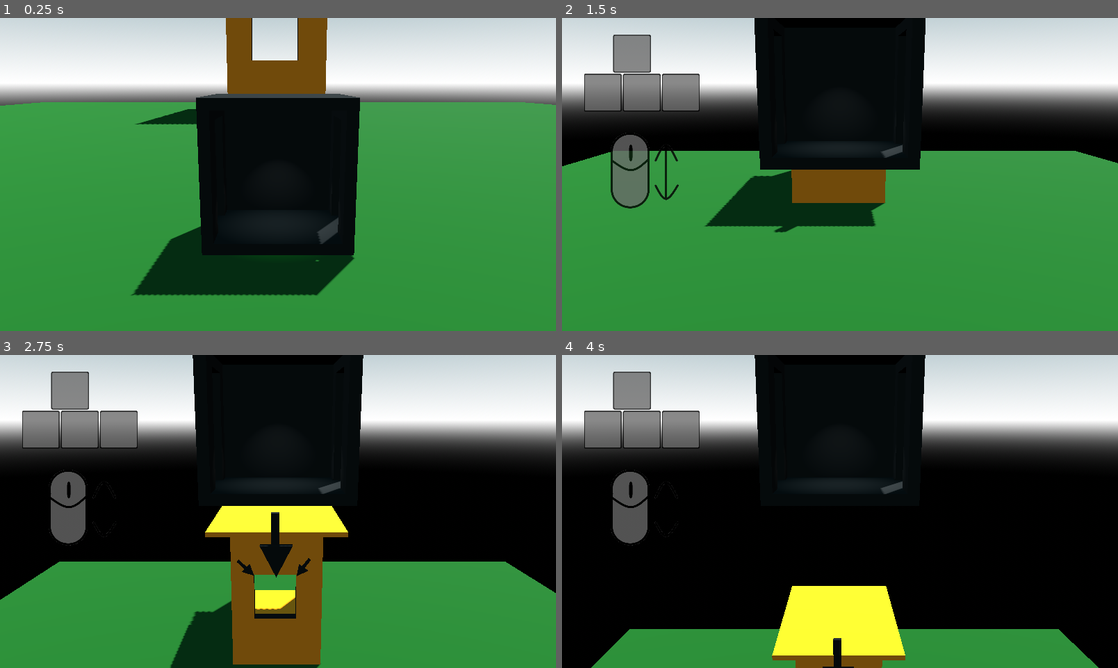
Above: before the commit, frames 1-4 (two rows, left to right).
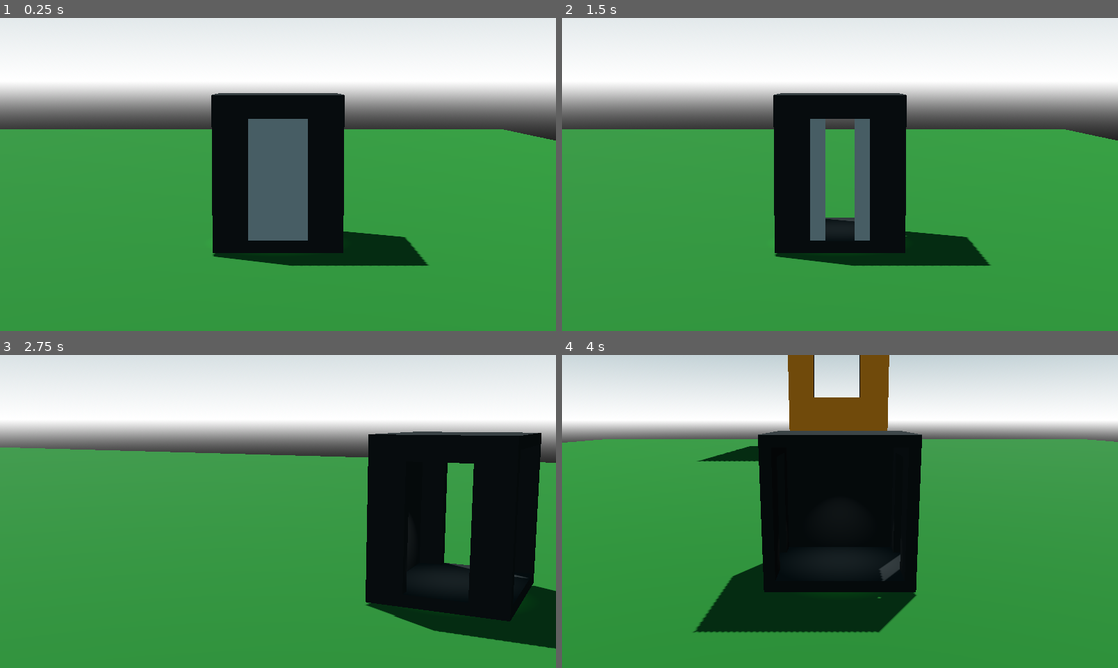
Above: after the commit, the same moments.

Repository: GriffinBaxter/Prof-Oddheart-or-How-I-Learned-to-Stop-Worrying-and-Love-the-Elevator
Game: Godot game, scene res://Scenes/main_menu.tscn
Two runs of this game, one before a commit and one after it. Both use one fixed random seed, a clock stepped at 60 frames per second and the inputs below. Sound files missing from this copy of the repository are replaced by a short silence.
Inputs (mouse positions are in pixels of both pictures, inside the frame that each line leads up to):
- Up to frame 1 (0.25 s): no input
- Up to frame 2 (1.5 s): tap Enter at 0.5 s; move the mouse to (867, 174) at 0.52 s; hold W (up) from 0.53 s (still down); tap Q (drop) at 0.6, 1.35 s; move the mouse to (812, 174) at 1.27 s
- Up to frame 3 (2.75 s): keep holding W (up); move the mouse to (289, 505) at 2.02 s; tap Q (drop) at 2.1 s
- Up to frame 4 (4 s): keep holding W (up); move the mouse to (834, 517) at 2.77 s; tap Q (drop) at 2.85, 3.6 s; move the mouse to (878, 514) at 3.52 s

The runs differ from the first frame. In frame 1, 28% of the frame differs, in the area x 0-100%, y 0-89%; in frame 2, 39%; in frame 3, 57%; in frame 4, 63%, in the area x 0-100%, y 0-100%.

Commit message:
$11i: Create intro animation with doors opening

Diff:
--- /dev/null
+++ b/Materials/gray_metal.tres
@@ -0,0 +1,5 @@
+[gd_resource type="StandardMaterial3D" format=3 uid="uid://cuehyish88qp5"]
+
+[resource]
+albedo_color = Color(0.881937, 0.881937, 0.881937, 1)
+metallic = 1.0
--- a/Scenes/elevator.tscn
+++ b/Scenes/elevator.tscn
@@ -1,7 +1,9 @@
-[gd_scene load_steps=13 format=3 uid="uid://qjq33xvfin8d"]
+[gd_scene load_steps=18 format=3 uid="uid://qjq33xvfin8d"]
 
 [ext_resource type="Script" uid="uid://moqxk8y60xhx" path="res://Scripts/elevator.gd" id="1_25c2b"]
 [ext_resource type="Material" uid="uid://cwo6egjcelvi0" path="res://Materials/black.tres" id="2_kiv01"]
+[ext_resource type="Material" uid="uid://cuehyish88qp5" path="res://Materials/gray_metal.tres" id="3_jd6vs"]
+[ext_resource type="AudioStream" uid="uid://de5vobvbimdhf" path="res://Sounds/Elevator/elevator_ding.mp3" id="4_1gjip"]
 
 [sub_resource type="BoxShape3D" id="BoxShape3D_25c2b"]
 size = Vector3(2.6, 0.2, 2.2)
@@ -51,6 +53,115 @@
 angle_min = 1.07288e-05
 angle_max = 455.2
 
+[sub_resource type="Animation" id="Animation_jd6vs"]
+resource_name = "doors_open"
+length = 2.0
+tracks/0/type = "value"
+tracks/0/imported = false
+tracks/0/enabled = true
+tracks/0/path = NodePath("Doors/Left1:position")
+tracks/0/interp = 1
+tracks/0/loop_wrap = true
+tracks/0/keys = {
+"times": PackedFloat32Array(1, 2),
+"transitions": PackedFloat32Array(1, 1),
+"update": 0,
+"values": [Vector3(-1.2, -0.1, -0.275), Vector3(-1.2, -0.1, -0.8)]
+}
+tracks/1/type = "value"
+tracks/1/imported = false
+tracks/1/enabled = true
+tracks/1/path = NodePath("Doors/Left2:position")
+tracks/1/interp = 1
+tracks/1/loop_wrap = true
+tracks/1/keys = {
+"times": PackedFloat32Array(1, 2),
+"transitions": PackedFloat32Array(1, 1),
+"update": 0,
+"values": [Vector3(-1.2, -0.1, 0.275), Vector3(-1.2, -0.1, 0.8)]
+}
+tracks/2/type = "value"
+tracks/2/imported = false
+tracks/2/enabled = true
+tracks/2/path = NodePath("Doors/Right1:position")
+tracks/2/interp = 1
+tracks/2/loop_wrap = true
+tracks/2/keys = {
+"times": PackedFloat32Array(0, 1),
+"transitions": PackedFloat32Array(1, 1),
+"update": 0,
+"values": [Vector3(1.2, -0.1, -0.275), Vector3(1.2, -0.1, -0.8)]
+}
+tracks/3/type = "value"
+tracks/3/imported = false
+tracks/3/enabled = true
+tracks/3/path = NodePath("Doors/Right2:position")
+tracks/3/interp = 1
+tracks/3/loop_wrap = true
+tracks/3/keys = {
+"times": PackedFloat32Array(0, 1),
+"transitions": PackedFloat32Array(1, 1),
+"update": 0,
+"values": [Vector3(1.2, -0.1, 0.275), Vector3(1.2, -0.1, 0.8)]
+}
+
+[sub_resource type="Animation" id="Animation_1gjip"]
+length = 0.001
+tracks/0/type = "value"
+tracks/0/imported = false
+tracks/0/enabled = true
+tracks/0/path = NodePath("Doors/Left1:position")
+tracks/0/interp = 1
+tracks/0/loop_wrap = true
+tracks/0/keys = {
+"times": PackedFloat32Array(0),
+"transitions": PackedFloat32Array(1),
+"update": 0,
+"values": [Vector3(-1.2, -0.1, -0.8)]
+}
+tracks/1/type = "value"
+tracks/1/imported = false
+tracks/1/enabled = true
+tracks/1/path = NodePath("Doors/Left2:position")
+tracks/1/interp = 1
+tracks/1/loop_wrap = true
+tracks/1/keys = {
+"times": PackedFloat32Array(0),
+"transitions": PackedFloat32Array(1),
+"update": 0,
+"values": [Vector3(-1.2, -0.1, 0.8)]
+}
+tracks/2/type = "value"
+tracks/2/imported = false
+tracks/2/enabled = true
+tracks/2/path = NodePath("Doors/Right1:position")
+tracks/2/interp = 1
+tracks/2/loop_wrap = true
+tracks/2/keys = {
+"times": PackedFloat32Array(0),
+"transitions": PackedFloat32Array(1),
+"update": 0,
+"values": [Vector3(1.2, -0.1, -0.8)]
+}
+tracks/3/type = "value"
+tracks/3/imported = false
+tracks/3/enabled = true
+tracks/3/path = NodePath("Doors/Right2:position")
+tracks/3/interp = 1
+tracks/3/loop_wrap = true
+tracks/3/keys = {
+"times": PackedFloat32Array(0),
+"transitions": PackedFloat32Array(1),
+"update": 0,
+"values": [Vector3(1.2, -0.1, 0.8)]
+}
+
+[sub_resource type="AnimationLibrary" id="AnimationLibrary_sdfrh"]
+_data = {
+&"RESET": SubResource("Animation_1gjip"),
+&"doors_open": SubResource("Animation_jd6vs")
+}
+
 [node name="Elevator" type="CharacterBody3D" groups=["elevator"]]
 motion_mode = 1
 script = ExtResource("1_25c2b")
@@ -134,6 +245,7 @@
 current = true
 
 [node name="OnFireStuff" type="Node3D" parent="."]
+visible = false
 
 [node name="FireEffect" type="GPUParticles3D" parent="OnFireStuff"]
 transform = Transform3D(1, 0, 0, 0, 1, 0, 0, 0, 1, 0, -0.827073, 0)
@@ -160,6 +272,7 @@
 draw_pass_1 = SubResource("QuadMesh_1gjip")
 
 [node name="RocketSuff" type="Node3D" parent="."]
+visible = false
 
 [node name="RocketTrailEffect" type="GPUParticles3D" parent="RocketSuff"]
 transform = Transform3D(1, 0, 0, 0, 1, 0, 0, 0, 1, 0.135621, -1.66406, 0.0327559)
@@ -167,4 +280,36 @@
 process_material = SubResource("ParticleProcessMaterial_7i85y")
 draw_pass_1 = SubResource("QuadMesh_1gjip")
 
+[node name="Doors" type="Node3D" parent="."]
+
+[node name="Left1" type="CSGBox3D" parent="Doors"]
+transform = Transform3D(1, 0, 0, 0, 1, 0, 0, 0, 1, -1.2, -0.1, -0.8)
+size = Vector3(0.1, 2.1, 0.55)
+material = ExtResource("3_jd6vs")
+
+[node name="Left2" type="CSGBox3D" parent="Doors"]
+transform = Transform3D(1, 0, 0, 0, 1, 0, 0, 0, 1, -1.2, -0.1, 0.8)
+size = Vector3(0.1, 2.1, 0.55)
+material = ExtResource("3_jd6vs")
+
+[node name="Right1" type="CSGBox3D" parent="Doors"]
+transform = Transform3D(1, 0, 0, 0, 1, 0, 0, 0, 1, 1.2, -0.1, -0.8)
+size = Vector3(0.1, 2.1, 0.55)
+material = ExtResource("3_jd6vs")
+
+[node name="Right2" type="CSGBox3D" parent="Doors"]
+transform = Transform3D(1, 0, 0, 0, 1, 0, 0, 0, 1, 1.2, -0.1, 0.8)
+size = Vector3(0.1, 2.1, 0.55)
+material = ExtResource("3_jd6vs")
+
+[node name="AnimationPlayer" type="AnimationPlayer" parent="."]
+libraries = {
+&"": SubResource("AnimationLibrary_sdfrh")
+}
+
+[node name="ElevatorDing" type="AudioStreamPlayer" parent="."]
+stream = ExtResource("4_1gjip")
+volume_db = -10.0
+bus = &"Other"
+
 [connection signal="body_entered" from="Area3D" to="." method="_on_area_3d_body_entered"]
--- a/Scenes/main_menu.tscn
+++ b/Scenes/main_menu.tscn
@@ -78,6 +78,7 @@
 offset_bottom = 40.0
 
 [node name="Wasd" type="TextureRect" parent="UI"]
+visible = false
 modulate = Color(0.411765, 0.411765, 0.411765, 0.784314)
 layout_mode = 0
 offset_left = 61.0
--- a/Scripts/elevator.gd
+++ b/Scripts/elevator.gd
@@ -13,11 +13,14 @@
 var people_in_elevator := []
 var game_lost := false
 var game_won := false
+var all_movement_disabled := false
 
 @onready var smooth_camera_controller: Node3D = $SmoothCameraController
 @onready var on_fire_stuff: Node3D = $OnFireStuff
 @onready var camera_3d: Camera3D = $SmoothCameraController/Camera3D
 @onready var rocket_stuff: Node3D = $RocketSuff
+@onready var animation_player: AnimationPlayer = $AnimationPlayer
+@onready var elevator_ding: AudioStreamPlayer = $ElevatorDing
 
 
 func _ready() -> void:
@@ -31,7 +34,7 @@
 
 
 func _physics_process(_delta: float) -> void:
-	if !game_lost and !game_won:
+	if !game_lost and !game_won and !all_movement_disabled:
 		var input := Input.get_vector("left", "right", "down", "up")
 		var direction := transform.basis * Vector3(input.x, input.y, 0).normalized()
 		if direction:
@@ -134,3 +137,38 @@
 	rocket_stuff.hide()
 	elevator_tween.stop()
 	camera_tween.stop()
+
+
+func play_elevator_door_animation() -> void:
+	all_movement_disabled = true
+	camera_3d.position = Vector3(-16, 1.55, 0)
+	camera_3d.rotation_degrees = Vector3(-6, -90, 0)
+	camera_3d.fov = 20
+	animation_player.play("doors_open")
+	await get_tree().create_timer(1).timeout
+	elevator_ding.play()
+	await get_tree().create_timer(1).timeout
+	var camera_tween := create_tween()
+	(
+		camera_tween
+		. tween_property(camera_3d, "position", Vector3(0, 1.55, 8), 2)
+		. set_trans(Tween.TRANS_SINE)
+		. set_ease(Tween.EASE_IN_OUT)
+	)
+	(
+		camera_tween
+		. parallel()
+		. tween_property(camera_3d, "rotation_degrees", Vector3(-12, 0, 0), 2)
+		. set_trans(Tween.TRANS_SINE)
+		. set_ease(Tween.EASE_IN_OUT)
+	)
+	(
+		camera_tween
+		. parallel()
+		. tween_property(camera_3d, "fov", 40, 2)
+		. set_trans(Tween.TRANS_SINE)
+		. set_ease(Tween.EASE_IN_OUT)
+	)
+	await get_tree().create_timer(2).timeout
+	all_movement_disabled = false
+	camera_tween.stop()
--- a/Scripts/main_menu.gd
+++ b/Scripts/main_menu.gd
@@ -24,6 +24,8 @@
 
 func _ready() -> void:
 	elevator = get_tree().get_first_node_in_group("elevator")
+	elevator.play_elevator_door_animation()
+	await get_tree().create_timer(3.5).timeout
 	blink_tooltips()
 
 
